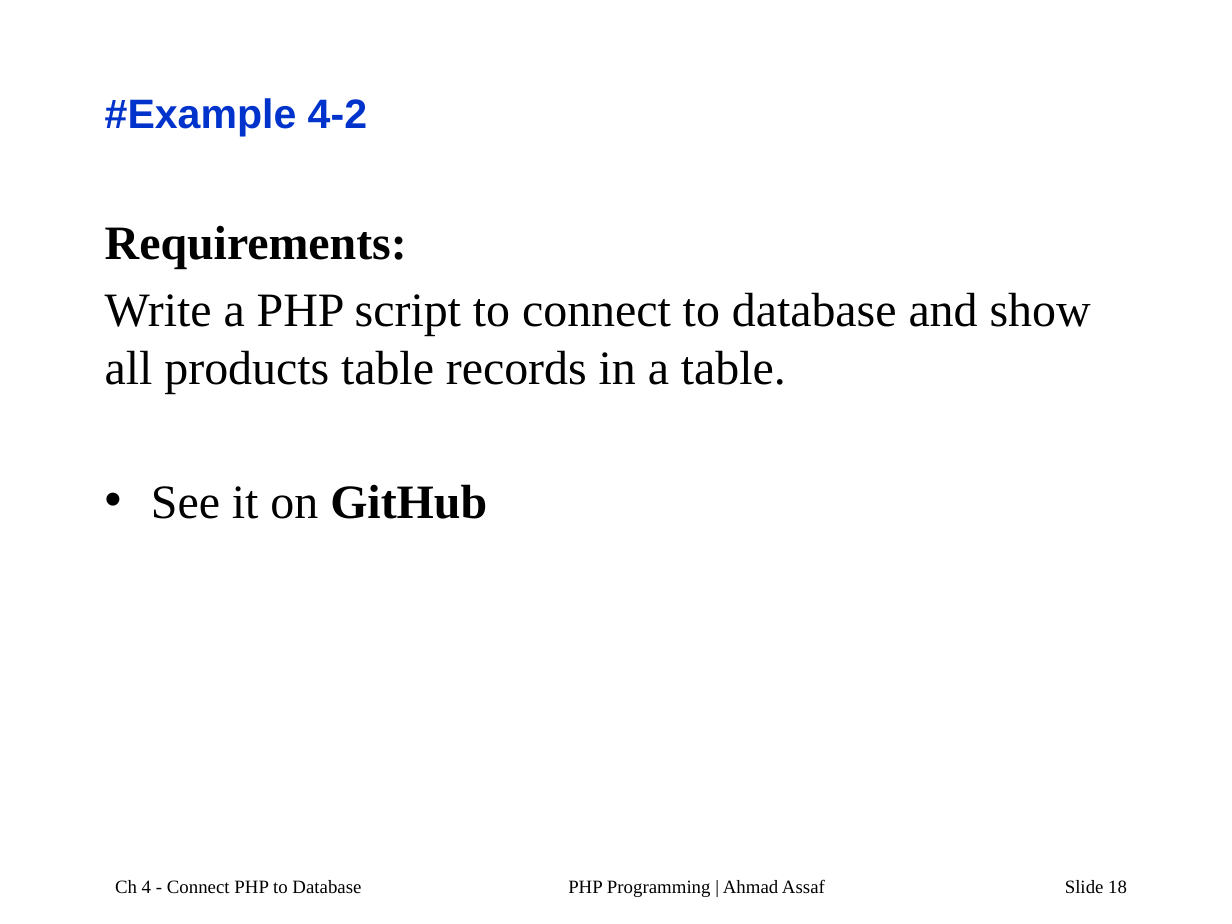
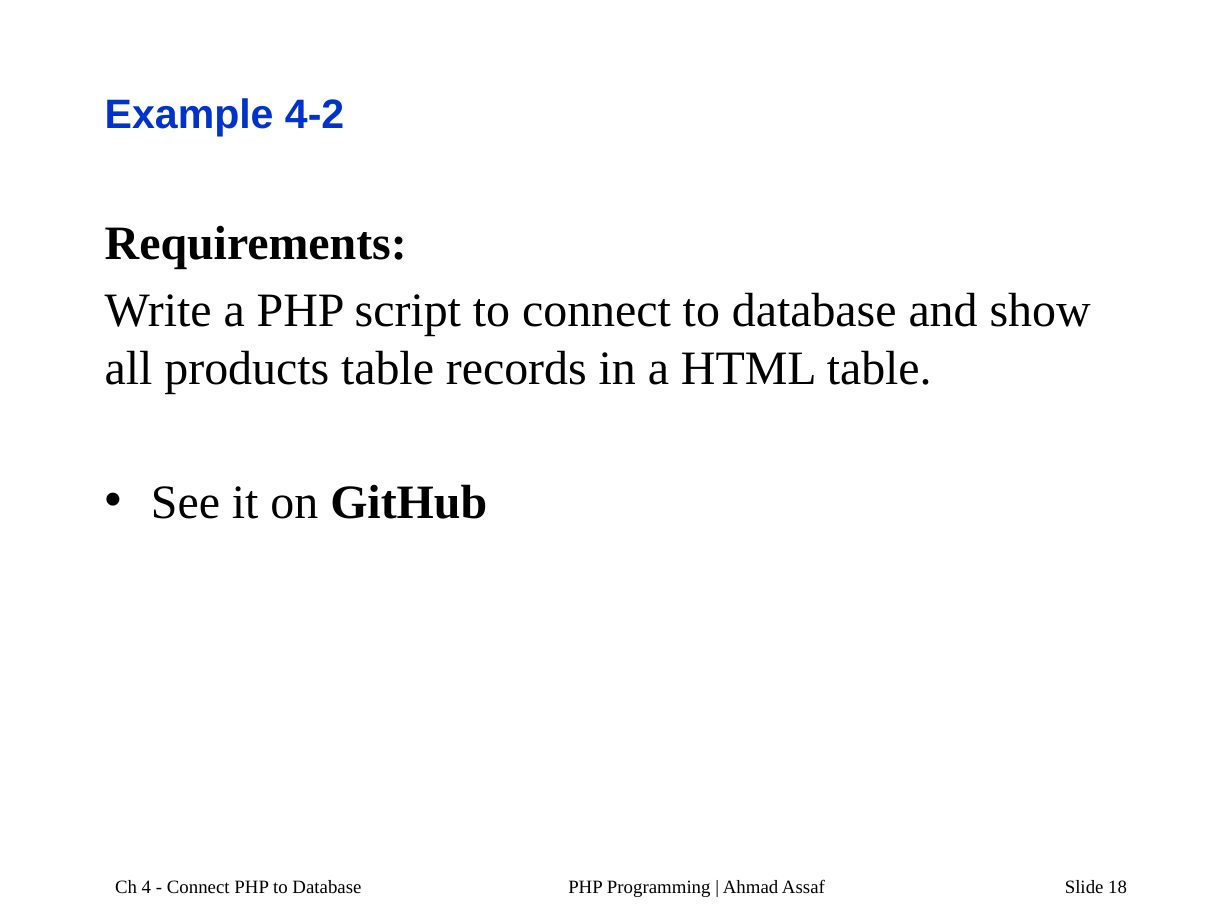
Before and after one commit to AhmadAssafCode/PHP2211, a slide deck: slide 18 of others/PHP-Ch4a.pptx. Drawn at 1232x924 pixels with LibreOffice and Linux fonts; fonts in the diff are those of the drawing. Boxes give left, top, right and bottom in pixels: in the first picture for what was removed or moved away, otherwise in the second. Text is boxed around its words. In the diff, an @@ line names an element or a change of style, - is before the commit and + after.

```diff
--- a/others/PHP-Ch4a.pptx
+++ b/others/PHP-Ch4a.pptx
@@ title at bbox=[105, 98, 344, 136]: text changed @@
-#Example 4-2
+Example 4-2
@@ text at bbox=[105, 292, 1091, 393]: text changed @@
-Write a PHP script to connect to database and show all products table records in a table.
+Write a PHP script to connect to database and show all products table records in a HTML table.
```
Also in this commit, not shown: 7 other slides changed, 7 slides added, 2 other files.
